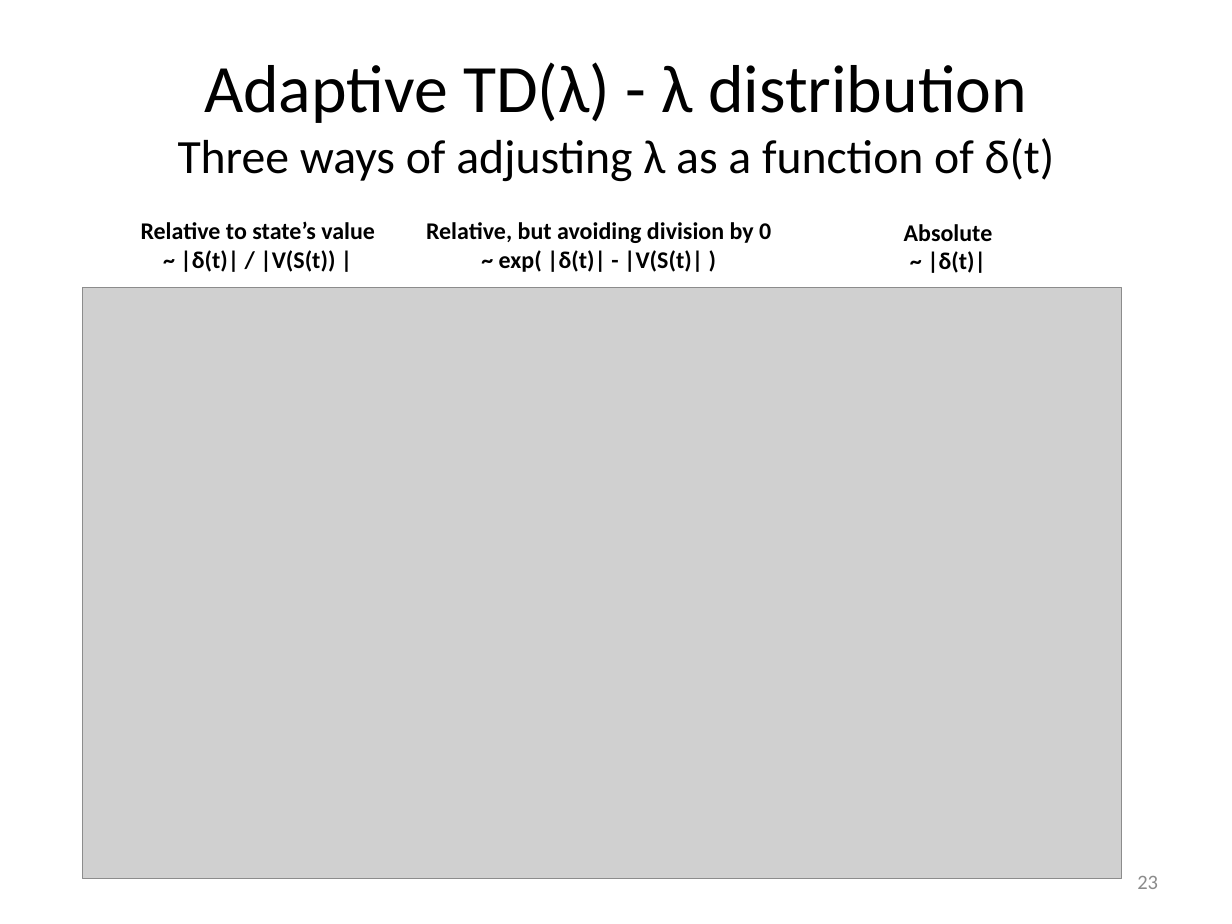
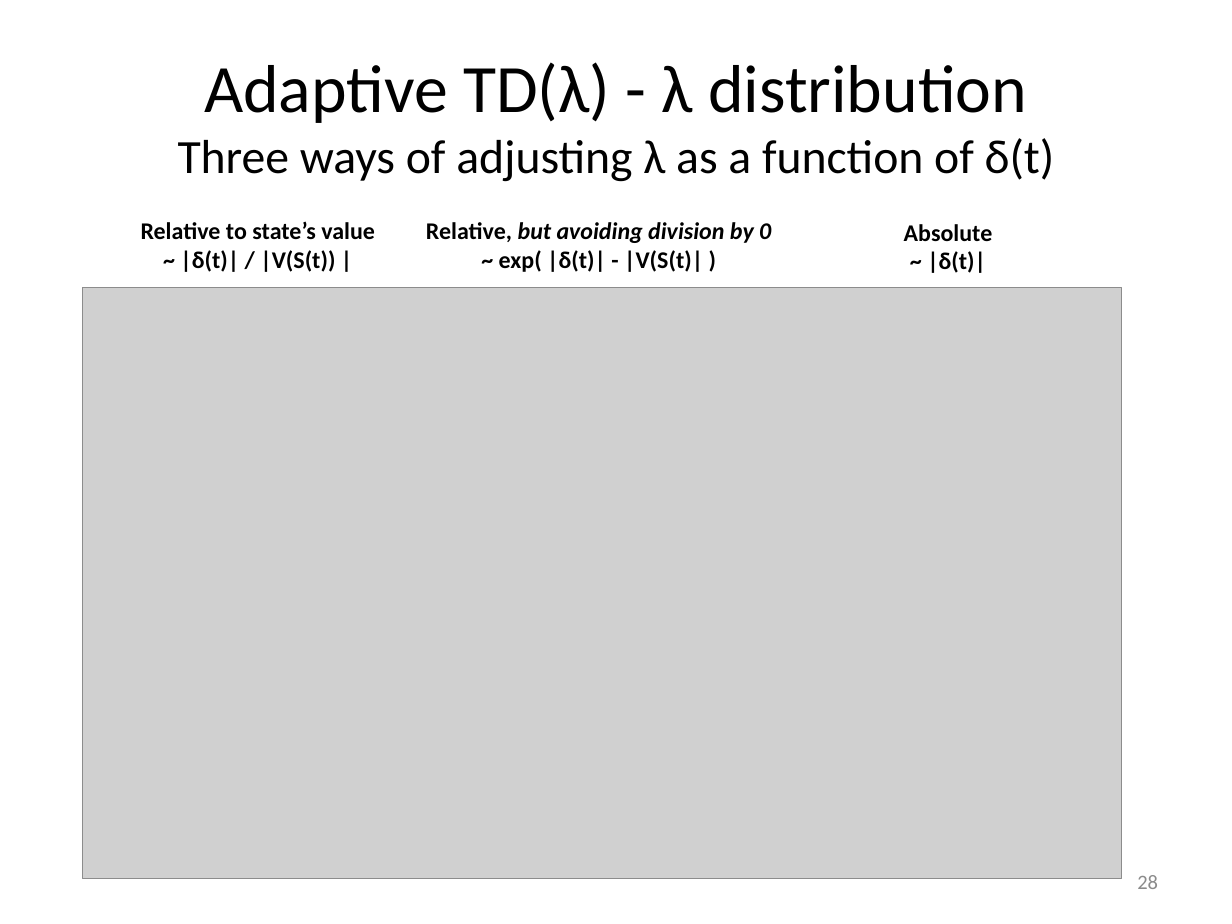
Before and after one commit to mastropi/RL, a slide deck: slide 28 of RL-001-MemoryManagement/results/202005May20-TestsTDLambda&AdaptiveTDLambda-1DGridworld.pptx (slide 23 before the commit). Drawn at 1232x924 pixels with LibreOffice and Linux fonts; fonts in the diff are those of the drawing; grey boxes stand for pictures. Boxes give left, top, right and bottom in pixels: in the first picture for what was removed or moved away, otherwise in the second. Text is boxed around its words. In the diff, an @@ line names an element or a change of style, - is before the commit and + after.

Commit message:
Updated PPT containing results of Adaptive TD(lambda) with graphs on lambda dist. by state and evolution over time

```diff
--- a/RL-001-MemoryManagement/results/202005May20-TestsTDLambda&AdaptiveTDLambda-1DGridworld.pptx
+++ b/RL-001-MemoryManagement/results/202005May20-TestsTDLambda&AdaptiveTDLambda-1DGridworld.pptx
@@ text "Relative, but avoiding division by ..." at (426, 222, 771, 272): italic on in "but avoiding division by 0" @@
@@ page number at (1137, 875, 1158, 889): text changed @@
-23
+28
```
Also in this commit, not shown: 1 other slide changed, 6 slides added.
